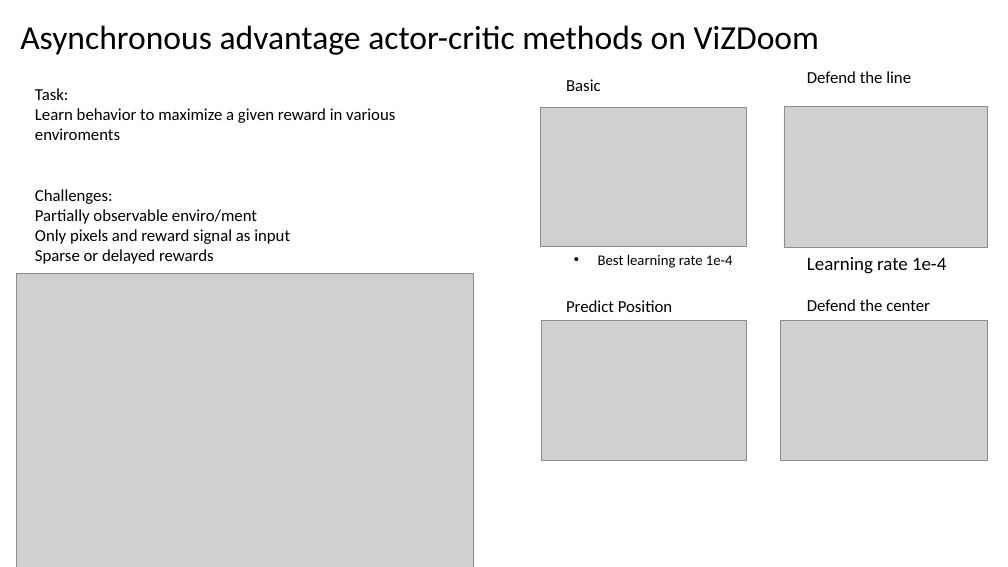
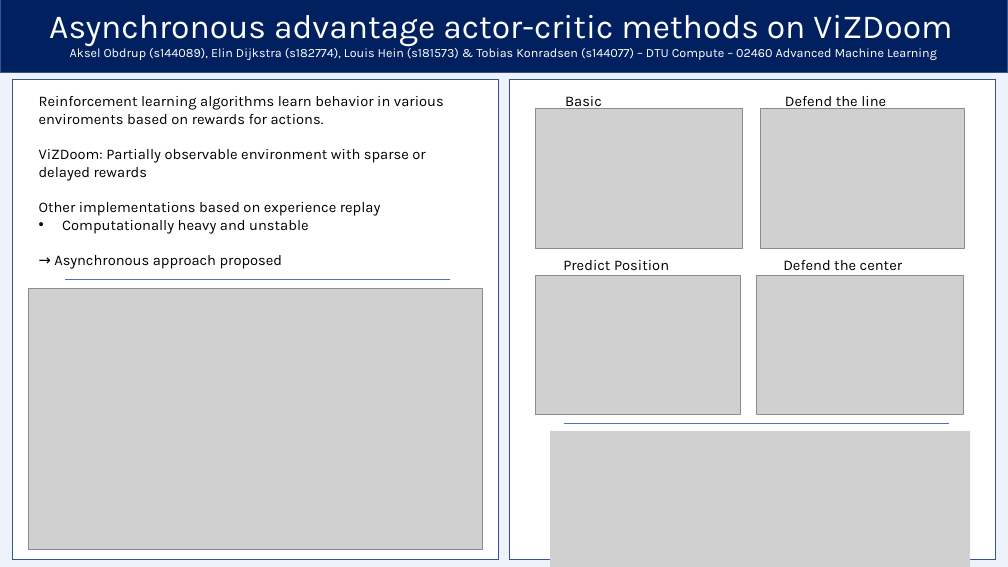
Before and after one commit to ElinBD/KillingDemons, a slide deck: slide 1 of Poster/Poster draft 1.pptx (slide 2 before the commit). Drawn at 1008x567 pixels with LibreOffice and Linux fonts; fonts in the diff are those of the drawing; grey boxes stand for pictures. Boxes give left, top, right and bottom in pixels: in the first picture for what was removed or moved away, otherwise in the second. Text is boxed around its words. In the diff, an @@ line names an element or a change of style, - is before the commit and + after.

Commit message:
Poster update

```diff
--- a/Poster/Poster draft 1.pptx
+++ b/Poster/Poster draft 1.pptx
@@ background #FFFFFF to #DAE3F3 at 45% opacity @@
@@ rectangle added at bbox=[0, 0, 1008, 73], fill #002060, outline #325491 1 pt @@
@@ title "Asynchronous advantage actor-critic methods on ...": place and size @@
-title "Asynchronous advantage actor-critic methods on ..." at bbox=[20, 25, 819, 55]
+title "Asynchronous advantage actor-critic methods on ..." at bbox=[49, 15, 952, 47]
@@ title "Asynchronous advantage actor-critic methods on ..." at bbox=[49, 15, 952, 47]: font Calibri to Karla, text colour #000000 to #FFFFFF; alignment left to centre @@
@@ text added at bbox=[70, 46, 937, 60], 12 pt, text #FFFFFF @@
+Aksel Obdrup (s144089), Elin Dijkstra (s182774), Louis Hein (s181573) & Tobias Konradsen (s144077) – DTU Compute – 02460 Advanced Machine Learning
@@ rectangle added at bbox=[13, 79, 499, 560], fill #FFFFFF, outline #325491 1 pt @@
@@ rectangle added at bbox=[510, 79, 996, 560], fill #FFFFFF, outline #325491 1 pt @@
@@ text "Basic": place and size @@
-text "Basic" at bbox=[566, 79, 601, 91]
+text "Basic" at bbox=[565, 96, 602, 110]
@@ text "Defend the line": place and size @@
-text "Defend the line" at bbox=[807, 71, 911, 83]
+text "Defend the line" at bbox=[785, 96, 886, 110]
@@ text at bbox=[39, 96, 444, 269]: text changed; size 16 to 14 pt; font Calibri to Karla @@
-Task:
-Learn behavior to maximize a given reward in various enviroments
-Challenges:
-Partially observable enviro/ment
-Only pixels and reward signal as input
-Sparse or delayed rewards
+Reinforcement learning algorithms learn behavior in various enviroments based on rewards for actions.
+ViZDoom: Partially observable environment with sparse or delayed rewards
+Other implementations based on experience replay
+• Computationally heavy and unstable
+→ Asynchronous approach proposed
@@ picture: place and size @@
-picture at bbox=[540, 107, 746, 247]
+picture at bbox=[535, 109, 742, 249]
@@ picture: place and size @@
-picture at bbox=[784, 107, 988, 247]
+picture at bbox=[761, 108, 964, 249]
@@ text "Predict Position": place and size @@
-text "Predict Position" at bbox=[566, 300, 673, 312]
+text "Predict Position" at bbox=[563, 260, 669, 270]
@@ text removed at bbox=[598, 254, 733, 268] @@
-• Best learning rate 1e-4
@@ size 16 to 14 pt, font Calibri to Karla in 4 elements at bbox=[565, 96, 602, 110], bbox=[785, 96, 886, 110], bbox=[563, 260, 669, 270], bbox=[783, 260, 902, 270] @@
@@ text "Defend the center": place and size @@
-text "Defend the center" at bbox=[807, 299, 930, 311]
+text "Defend the center" at bbox=[783, 260, 902, 270]
@@ text removed at bbox=[807, 257, 946, 274] @@
-Learning rate 1e-4
@@ picture: place and size @@
-picture at bbox=[16, 274, 473, 567]
+picture at bbox=[28, 288, 482, 550]
@@ line added from (65, 279) to (450, 279), #4472C4 0.5 pt @@
@@ picture: place and size @@
-picture at bbox=[541, 321, 746, 461]
+picture at bbox=[535, 275, 740, 415]
@@ picture: place and size @@
-picture at bbox=[781, 320, 988, 460]
+picture at bbox=[757, 275, 963, 415]
@@ picture added at bbox=[551, 431, 970, 567] @@
@@ line added from (565, 423) to (949, 423), #4472C4 0.5 pt @@
```
Also in this commit, not shown: 1 slide removed.
